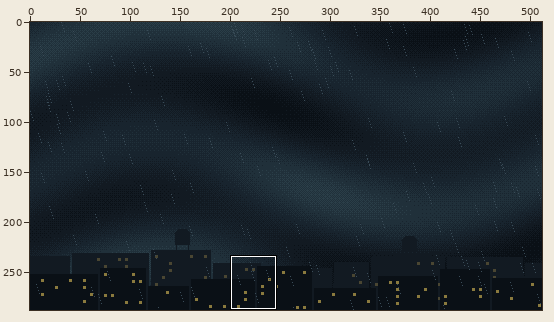
One commit to this pixel-art file: assets/source/bg_storm.aseprite. Above: a wide view before the commit, with the close-up outlined.
Close-up. Before the edit:
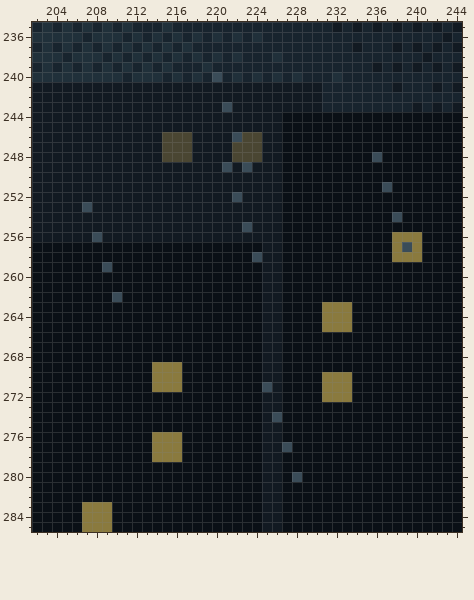
512x288 pixels, 1 frame. Colours within 5 levels of each other are drawn and written as one. Shown: x 202..244, y 235..285. The commit also changed other parts of the picture, which this record leaves out.
Now the later version:
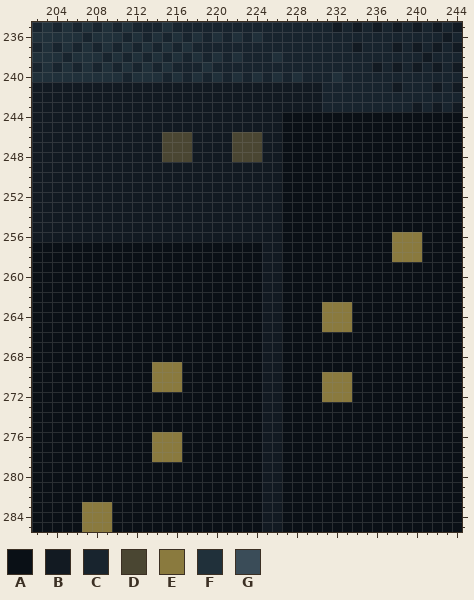
Palette (. is transparent): A #0a1016  B #121a22  C #18242e  D #4a4632  E #8a7a3e  F #20303a  G #3a4c58
Difference:
{"y":240,"x":220,"old":"G","new":"F"}
{"y":243,"x":221,"old":"G","new":"B"}
{"y":246,"x":222,"old":"G","new":"D"}
{"y":248,"x":236,"old":"G","new":"A"}
{"y":249,"x":221,"old":"G","new":"B"}
{"y":249,"x":223,"old":"G","new":"B"}
{"y":251,"x":237,"old":"G","new":"A"}
{"y":252,"x":222,"old":"G","new":"B"}
{"y":253,"x":207,"old":"G","new":"B"}
{"y":254,"x":238,"old":"G","new":"A"}
{"y":255,"x":223,"old":"G","new":"B"}
{"y":256,"x":208,"old":"G","new":"B"}
{"y":257,"x":239,"old":"G","new":"E"}
{"y":258,"x":224,"old":"G","new":"A"}
{"y":259,"x":209,"old":"G","new":"A"}
{"y":262,"x":210,"old":"G","new":"A"}
{"y":271,"x":225,"old":"G","new":"B"}
{"y":274,"x":226,"old":"G","new":"B"}
{"y":277,"x":227,"old":"G","new":"A"}
{"y":280,"x":228,"old":"G","new":"A"}
{"label":"changed","picture_box":[212,72,262,262]}
{"label":"changed","picture_box":[372,152,412,252]}
{"label":"changed","picture_box":[82,202,122,302]}
{"label":"changed","picture_box":[262,382,302,482]}
